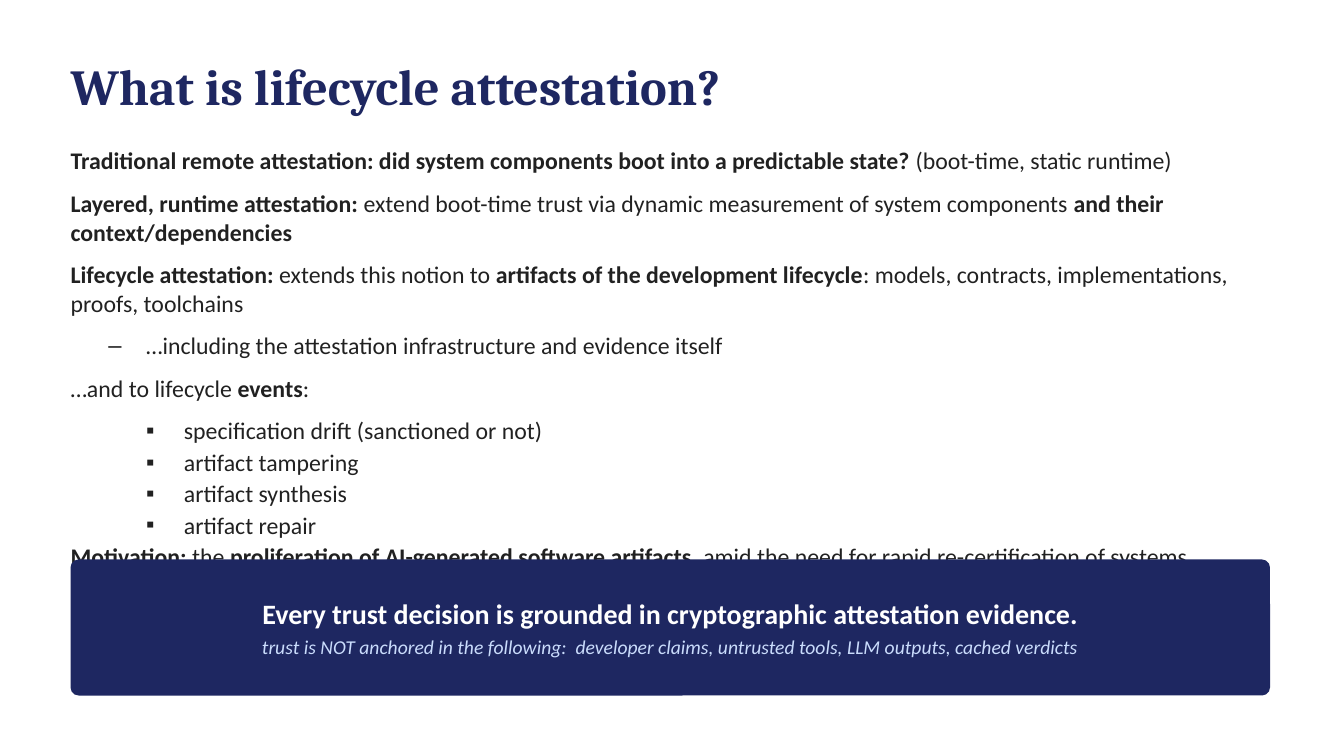
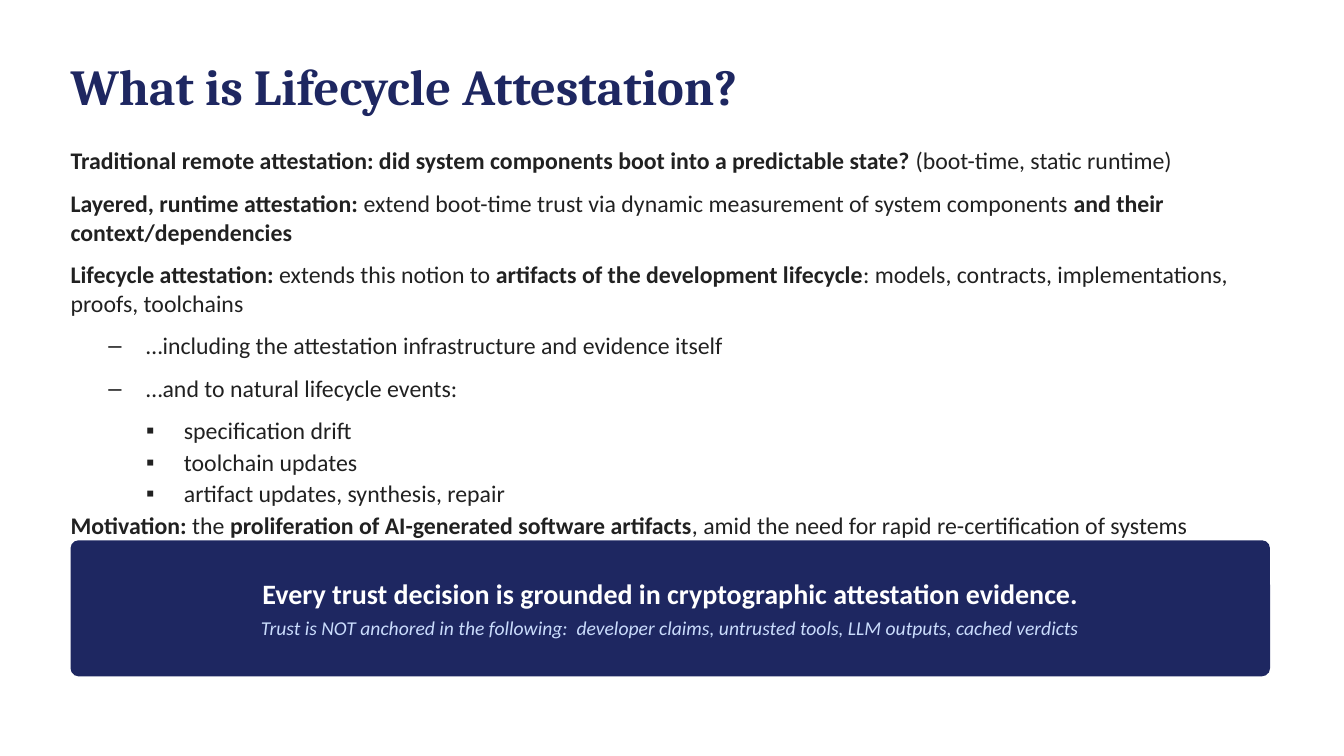
Before and after one commit to ku-sldg/pybb, a slide deck: slide 3 of docs/video_slides_draft.pptx (slide 2 before the commit). Drawn at 1344x756 pixels with LibreOffice and Linux fonts; fonts in the diff are those of the drawing. Boxes give left, top, right and bottom in pixels: in the first picture for what was removed or moved away, otherwise in the second. Text is boxed around its words. In the diff, an @@ line names an element or a change of style, - is before the commit and + after.

```diff
--- a/docs/video_slides_draft.pptx
+++ b/docs/video_slides_draft.pptx
@@ text at bbox=[71, 69, 737, 116]: text changed @@
-What is lifecycle attestation?
+What is Lifecycle Attestation?
@@ text at bbox=[146, 380, 505, 506]: text changed @@
-  – …and to lifecycle events:
-    ▪ specification drift (sanctioned or not)
-    ▪ artifact tampering
-    ▪ artifact synthesis
-    ▪ artifact repair
+  – …and to natural lifecycle events:
+    ▪ specification drift
+    ▪ toolchain updates
+    ▪ artifact updates, synthesis, repair
@@ rounded rectangle: place and size @@
-rounded rectangle at bbox=[71, 560, 1270, 696]
+rounded rectangle at bbox=[71, 540, 1270, 677]
@@ text "Every trust decision is grounded ...": place and size @@
-text "Every trust decision is grounded ..." at bbox=[262, 604, 1078, 658]
+text "Every trust decision is grounded ..." at bbox=[261, 584, 1078, 639]
@@ text at bbox=[261, 621, 1078, 639]: text changed @@
-trust is NOT anchored in the following: developer claims, untrusted tools, LLM outputs, cached verdicts
+Trust is NOT anchored in the following: developer claims, untrusted tools, LLM outputs, cached verdicts
```
Also in this commit, not shown: 2 other slides changed, 2 other files.
